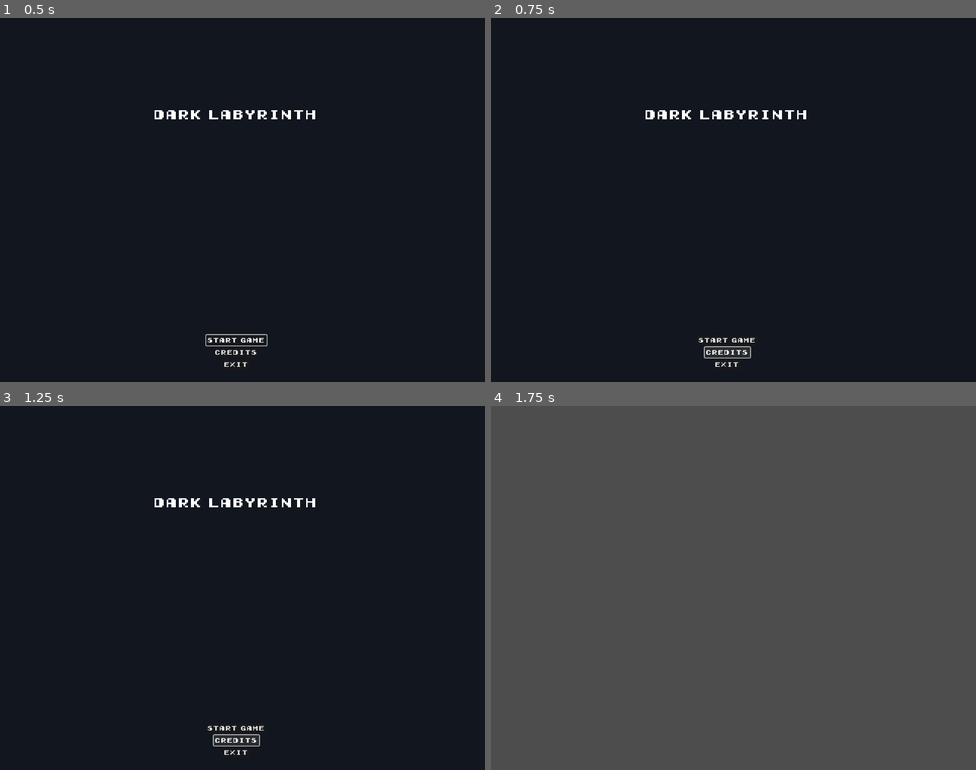
Above: before the commit, frames 1-4 (two rows, left to right).
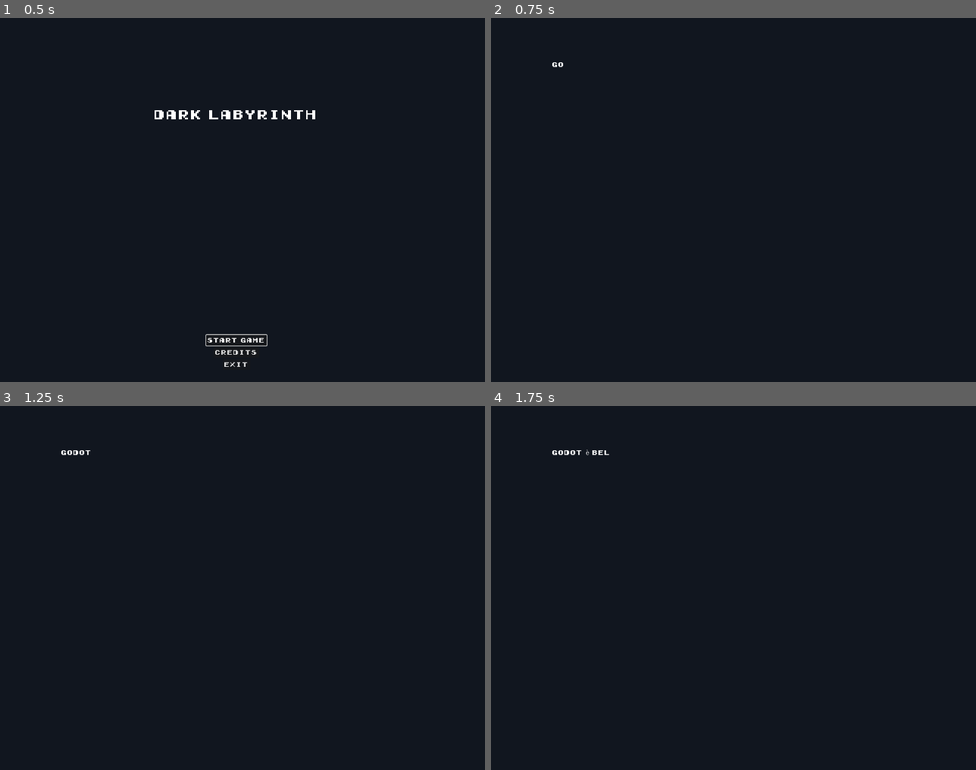
Above: after the commit, the same moments.

Repository: SimoneTomasella2002/DarkMaze
Game: Godot game, scene res://scenes/ui/menus/main_menu/main_menu.tscn
The game is run twice, just before and just after one commit, with the same random seed, the same clock (stepped at 60 frames per second) and the same inputs. Before the commit the project starts from res://scenes/ui/menus/main_menu.tscn.
Inputs (mouse positions are in pixels of both pictures, inside the frame that each line leads up to):
- Up to frame 1 (0.5 s): no input
- Up to frame 2 (0.75 s): click "Credits" at 0.5 s
- Up to frame 3 (1.25 s): no input
- Up to frame 4 (1.75 s): click (728, 729) at 1.25 s, where only the run before the commit has a clickable "Start Game"

Frame 1 is identical in both runs. In frame 2, 0.7% of the frame differs, in the area x 12-65%, y 12-96%; in frame 3, 0.7%; in frame 4, 100%, in the area x 0-100%, y 0-100%.

Commit message:
Added credits scene and menu button

Diff:
--- a/project.godot
+++ b/project.godot
@@ -10,9 +10,9 @@
 
 [application]
 
-config/name="DarkLabyrinth"
-run/main_scene="res://scenes/ui/menus/main_menu.tscn"
-config/features=PackedStringArray("4.2", "Forward Plus")
+config/name="Dark Labyrinth"
+run/main_scene="res://scenes/ui/menus/main_menu/main_menu.tscn"
+config/features=PackedStringArray("4.3", "Forward Plus")
 config/icon="res://icon.svg"
 
 [display]
@@ -24,25 +24,31 @@
 
 up={
 "deadzone": 0.5,
-"events": [Object(InputEventKey,"resource_local_to_scene":fa …(175 unchanged characters)… ode":4194320,"key_label":0,"unicode":0,"echo":false,"script":null)
-, Object(InputEventKey,"resource_local_to_scene":false,"reso …(163 unchanged characters)… eycode":87,"key_label":0,"unicode":119,"echo":false,"script":null)
+"events": [Object(InputEventKey,"resource_local_to_scene":fa …(175 unchanged characters)… ode":4194320,"key_label":0,"unicode":0,"location":0,"echo":false,"script":null)
+, Object(InputEventKey,"resource_local_to_scene":false,"reso …(163 unchanged characters)… eycode":87,"key_label":0,"unicode":119,"location":0,"echo":false,"script":null)
 ]
 }
 down={
 "deadzone": 0.5,
-"events": [Object(InputEventKey,"resource_local_to_scene":fa …(175 unchanged characters)… ode":4194322,"key_label":0,"unicode":0,"echo":false,"script":null)
-, Object(InputEventKey,"resource_local_to_scene":false,"reso …(163 unchanged characters)… eycode":83,"key_label":0,"unicode":115,"echo":false,"script":null)
+"events": [Object(InputEventKey,"resource_local_to_scene":fa …(175 unchanged characters)… ode":4194322,"key_label":0,"unicode":0,"location":0,"echo":false,"script":null)
+, Object(InputEventKey,"resource_local_to_scene":false,"reso …(163 unchanged characters)… eycode":83,"key_label":0,"unicode":115,"location":0,"echo":false,"script":null)
 ]
 }
 left={
 "deadzone": 0.5,
-"events": [Object(InputEventKey,"resource_local_to_scene":fa …(175 unchanged characters)… ode":4194319,"key_label":0,"unicode":0,"echo":false,"script":null)
-, Object(InputEventKey,"resource_local_to_scene":false,"reso …(162 unchanged characters)… keycode":65,"key_label":0,"unicode":97,"echo":false,"script":null)
+"events": [Object(InputEventKey,"resource_local_to_scene":fa …(175 unchanged characters)… ode":4194319,"key_label":0,"unicode":0,"location":0,"echo":false,"script":null)
+, Object(InputEventKey,"resource_local_to_scene":false,"reso …(162 unchanged characters)… keycode":65,"key_label":0,"unicode":97,"location":0,"echo":false,"script":null)
 ]
 }
 right={
 "deadzone": 0.5,
-"events": [Object(InputEventKey,"resource_local_to_scene":fa …(175 unchanged characters)… ode":4194321,"key_label":0,"unicode":0,"echo":false,"script":null)
-, Object(InputEventKey,"resource_local_to_scene":false,"reso …(163 unchanged characters)… eycode":68,"key_label":0,"unicode":100,"echo":false,"script":null)
+"events": [Object(InputEventKey,"resource_local_to_scene":fa …(175 unchanged characters)… ode":4194321,"key_label":0,"unicode":0,"location":0,"echo":false,"script":null)
+, Object(InputEventKey,"resource_local_to_scene":false,"reso …(163 unchanged characters)… eycode":68,"key_label":0,"unicode":100,"location":0,"echo":false,"script":null)
 ]
 }
+menu={
+"deadzone": 0.5,
+"events": [Object(InputEventKey,"resource_local_to_scene":false,"resource_name":"","device":-1,"window_id":0,"alt_pressed":false,"shift_pressed":false,"ctrl_pressed":false,"meta_pressed":false,"pressed":false,"keycode":0,"physical_keycode":4194305,"key_label":0,"unicode":0,"location":0,"echo":false,"script":null)
+, Object(InputEventJoypadButton,"resource_local_to_scene":false,"resource_name":"","device":-1,"button_index":6,"pressure":0.0,"pressed":false,"script":null)
+]
+}
--- /dev/null
+++ b/scenes/ui/menus/credits/credits.gd
@@ -0,0 +1,17 @@
+extends RichTextLabel
+
+
+func _ready() -> void:
+	scroll_text(text)
+
+func _input(event: InputEvent) -> void:
+	if Input.is_action_just_pressed("menu"):
+		get_tree().change_scene_to_file("res://scenes/ui/menus/main_menu/main_menu.tscn")
+
+
+func scroll_text(input_text:String) -> void:
+	visible_characters = 0
+
+	for i in get_parsed_text():
+		visible_characters += 1
+		await get_tree().create_timer(0.1).timeout
--- /dev/null
+++ b/scenes/ui/menus/credits/credits.tscn
@@ -0,0 +1,29 @@
+[gd_scene load_steps=3 format=3 uid="uid://c0i46jpvfgm1o"]
+
+[ext_resource type="Theme" uid="uid://bwp1qjsfax8si" path="res://assets/themes/gameBoyTheme.tres" id="1_5pjpn"]
+[ext_resource type="Script" path="res://scenes/ui/menus/credits/credits.gd" id="1_tb8h1"]
+
+[node name="Credits" type="Control"]
+layout_mode = 3
+anchors_preset = 15
+anchor_right = 1.0
+anchor_bottom = 1.0
+grow_horizontal = 2
+grow_vertical = 2
+
+[node name="Background" type="ColorRect" parent="."]
+layout_mode = 0
+offset_right = 1280.0
+offset_bottom = 960.0
+color = Color(0.0666667, 0.0862745, 0.121569, 1)
+
+[node name="RichTextLabel" type="RichTextLabel" parent="Background"]
+layout_mode = 0
+offset_left = 162.0
+offset_top = 113.0
+offset_right = 1126.0
+offset_bottom = 851.0
+theme = ExtResource("1_5pjpn")
+text = "Godot è bello
+Ma soprattutto le palle di yuri sono fantastiche"
+script = ExtResource("1_tb8h1")
--- a/scenes/ui/menus/main_menu.gd
+++ b/scenes/ui/menus/main_menu/main_menu.gd
@@ -2,18 +2,23 @@
 
 @onready var start_game_button: Button = $MarginContainer/VBoxContainer/ButtonsVBox/StartGameButton
 @onready var audioPlayer: AudioStreamPlayer = $AudioStreamPlayer
+
 
 signal start_game()
 
 func _ready():
 	focus_button()
 
+func _input(event: InputEvent) -> void:
+	if Input.is_action_just_pressed("menu"):
+		get_tree().quit()
+
 func _on_start_game_button_pressed() -> void:
 	start_game.emit()
 	hide()
 
 func _on_credits_button_pressed() -> void:
-	print("Palle")
+	get_tree().change_scene_to_file("res://scenes/ui/menus/credits/credits.tscn")
 
 func _on_exit_game_button_pressed() -> void:
 	get_tree().quit()
--- a/scenes/ui/menus/main_menu.tscn
+++ b/scenes/ui/menus/main_menu/main_menu.tscn
@@ -1,7 +1,7 @@
 [gd_scene load_steps=4 format=3 uid="uid://cwxhsa4gp382k"]
 
 [ext_resource type="Theme" uid="uid://bwp1qjsfax8si" path="res://assets/themes/gameBoyTheme.tres" id="1_ta3j0"]
-[ext_resource type="Script" path="res://scenes/ui/menus/main_menu.gd" id="2_8m823"]
+[ext_resource type="Script" path="res://scenes/ui/menus/main_menu/main_menu.gd" id="2_8m823"]
 [ext_resource type="AudioStream" uid="uid://dib76hhiwt7js" path="res://assets/music/xDeviruchi - Mysterious Dungeon.wav" id="3_4ky8x"]
 
 [node name="MainMenu" type="Control"]
@@ -57,11 +57,11 @@
 layout_mode = 2
 size_flags_horizontal = 4
 size_flags_vertical = 4
-focus_neighbor_bottom = NodePath("../Credits")
-focus_next = NodePath("../Credits")
+focus_neighbor_bottom = NodePath("../CreditsButton")
+focus_next = NodePath("../CreditsButton")
 text = "Start Game"
 
-[node name="Credits" type="Button" parent="MarginContainer/VBoxContainer/ButtonsVBox"]
+[node name="CreditsButton" type="Button" parent="MarginContainer/VBoxContainer/ButtonsVBox"]
 layout_mode = 2
 size_flags_horizontal = 4
 size_flags_vertical = 4
@@ -84,5 +84,5 @@
 autoplay = true
 
 [connection signal="pressed" from="MarginContainer/VBoxContainer/ButtonsVBox/StartGameButton" to="." method="_on_start_game_button_pressed"]
-[connection signal="pressed" from="MarginContainer/VBoxContainer/ButtonsVBox/Credits" to="." method="_on_credits_button_pressed"]
+[connection signal="pressed" from="MarginContainer/VBoxContainer/ButtonsVBox/CreditsButton" to="." method="_on_credits_button_pressed"]
 [connection signal="pressed" from="MarginContainer/VBoxContainer/ButtonsVBox/QuitButton" to="." method="_on_exit_game_button_pressed"]
